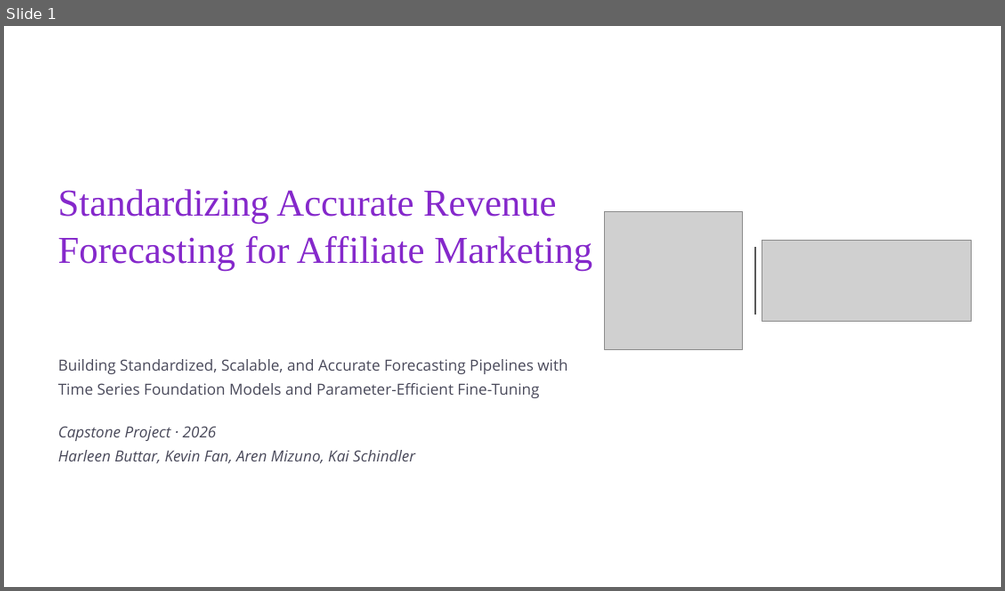
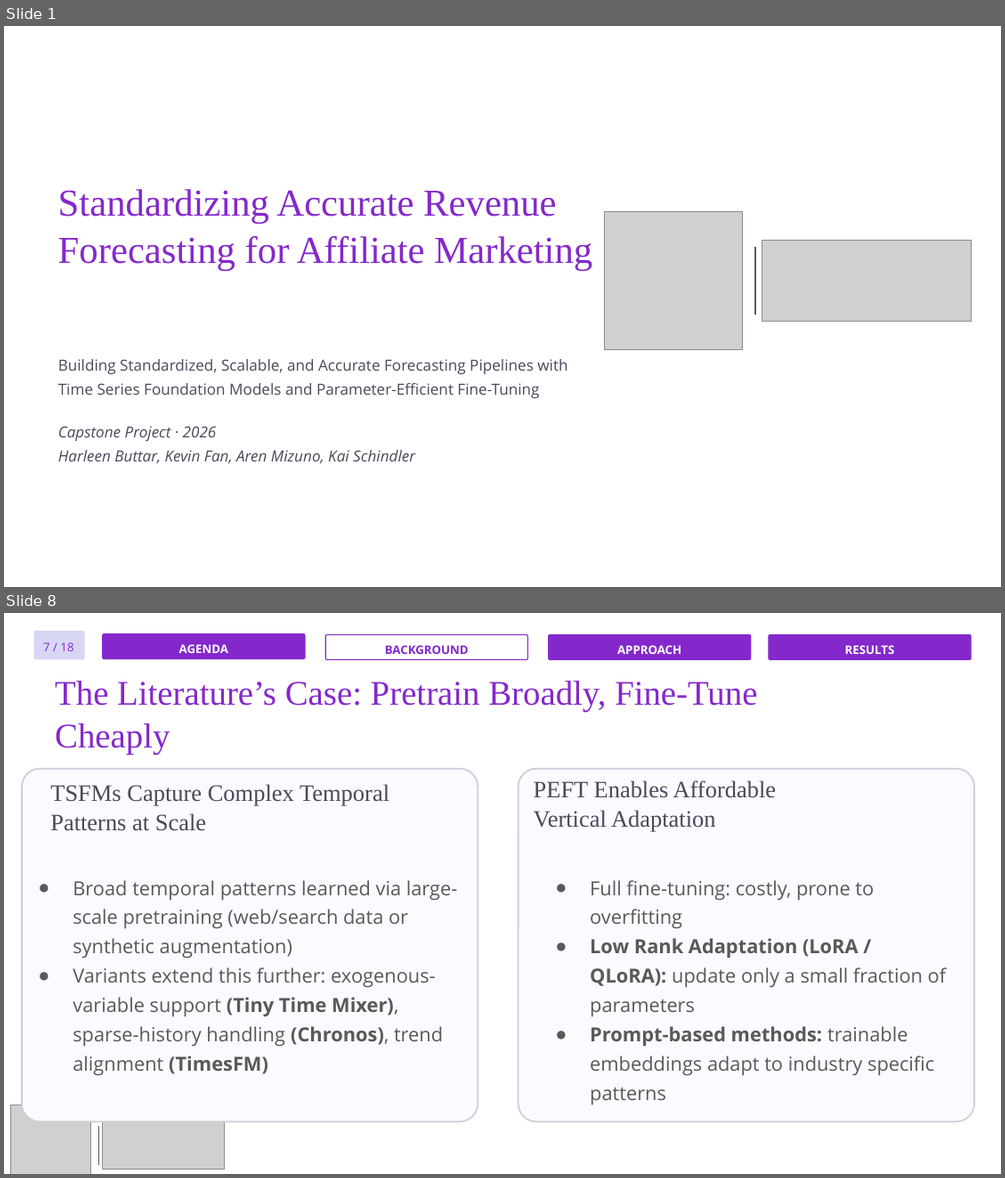
Before and after one commit to hkbuttar/Portfolio, a slide deck: assets/documents/experience/rakuten-capstone/Rakuten-Presentation.pptx. Shown one above the other, each under a label of ours: slide 1 before the commit, slides 1 and 8 after it; the slides between them are not shown. The pictures are 1005x591 and 1005x1178 pixels, drawn with LibreOffice and Linux fonts; fonts in the diff are those of the drawing; grey boxes stand for pictures. Boxes give left, top, right and bottom in pixels: in the first picture for what was removed or moved away, otherwise in the second. Text is boxed around its words. In the diff, an @@ line names an element or a change of style, - is before the commit and + after.

```diff
--- a/assets/documents/experience/rakuten-capstone/Rakuten-Presentation.pptx
+++ b/assets/documents/experience/rakuten-capstone/Rakuten-Presentation.pptx
@@ slide 8 added at bbox=[4, 613, 1001, 1174], background #FFFFFF @@
@@ rounded rectangle added at bbox=[34, 631, 85, 660], fill #D7D6F5 @@
@@ rounded rectangle added at bbox=[103, 634, 305, 659], fill #8528CB, outline #8528CB 0.75 pt, 8.5 pt, text #FFFFFF, bold @@
+AGENDA
@@ rounded rectangle added at bbox=[326, 635, 528, 660], fill #FFFFFF, outline #8528CB 0.75 pt, 8.5 pt, text #8528CB, bold @@
+BACKGROUND
@@ rounded rectangle added at bbox=[549, 635, 751, 660], fill #8528CB, outline #8528CB 0.75 pt, 8.5 pt, text #FFFFFF, bold @@
+APPROACH
@@ rounded rectangle added at bbox=[769, 635, 971, 660], fill #8528CB, outline #8528CB 0.75 pt, 8.5 pt, text #FFFFFF, bold @@
+RESULTS
@@ text added at bbox=[43, 642, 73, 651], 8.5 pt, text #8528CB @@
+7 / 18
@@ text added at bbox=[55, 681, 757, 755], 25 pt, text #8528CB @@
+The Literature’s Case: Pretrain Broadly, Fine-Tune Cheaply
@@ rounded rectangle added at bbox=[22, 769, 477, 1121], fill #FBFAFF, outline #D0CED9 1.12 pt @@
@@ rounded rectangle added at bbox=[518, 769, 974, 1121], fill #FBFAFF, outline #D0CED9 1.12 pt @@
@@ text added at bbox=[50, 784, 389, 831], 17 pt, text #49495A @@
+TSFMs Capture Complex Temporal Patterns at Scale
@@ text added at bbox=[534, 780, 777, 832], 17 pt, text #49495A @@
+PEFT Enables Affordable Vertical Adaptation
@@ text added at bbox=[73, 880, 458, 1075], 14 pt, text #595959 @@
+● Broad temporal patterns learned via large-scale pretraining (web/search data or synthetic augmentation)
+● Variants extend this further: exogenous-variable support (Tiny Time Mixer), sparse-history handling (Chronos), trend alignment (TimesFM)
@@ text added at bbox=[590, 880, 947, 1104], 14 pt, text #595959 @@
+● Full fine-tuning: costly, prone to overfitting
+● Low Rank Adaptation (LoRA / QLoRA): update only a small fraction of parameters
+● Prompt-based methods: trainable embeddings adapt to industry specific patterns
@@ picture added at bbox=[11, 1104, 92, 1174] @@
@@ line added from (98, 1126) to (98, 1165), #595959 0.62 pt @@
@@ picture added at bbox=[103, 1121, 225, 1169] @@
```
Also in this commit, not shown: 17 slides changed, 62 other slides added, 11 slides removed, 5 other files.
